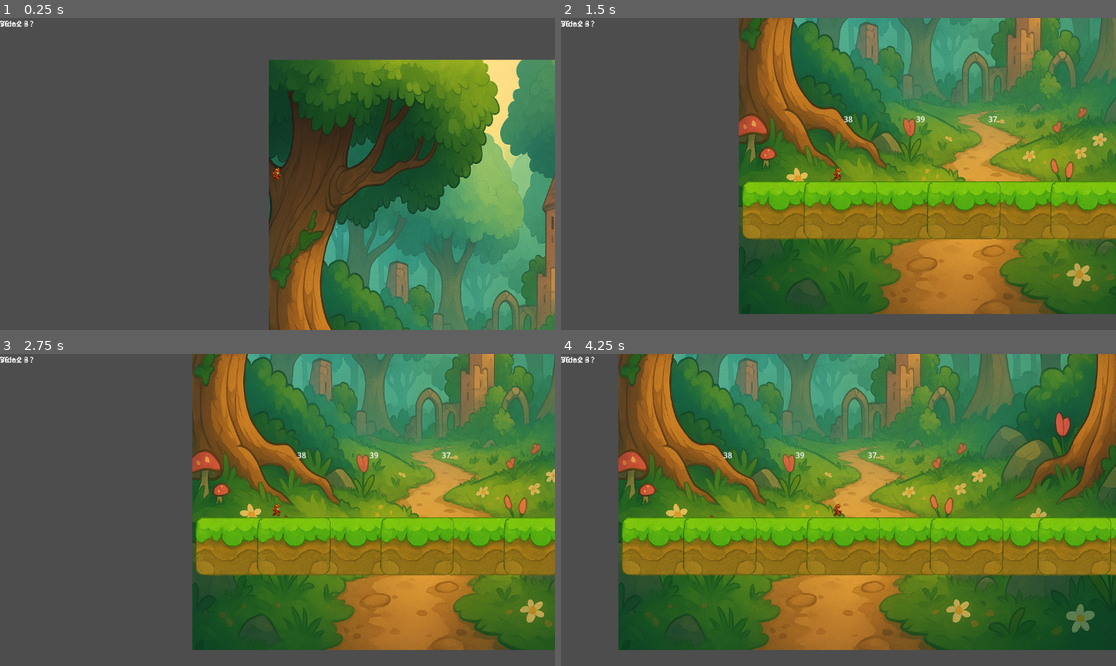
Above: before the commit, frames 1-4 (two rows, left to right).
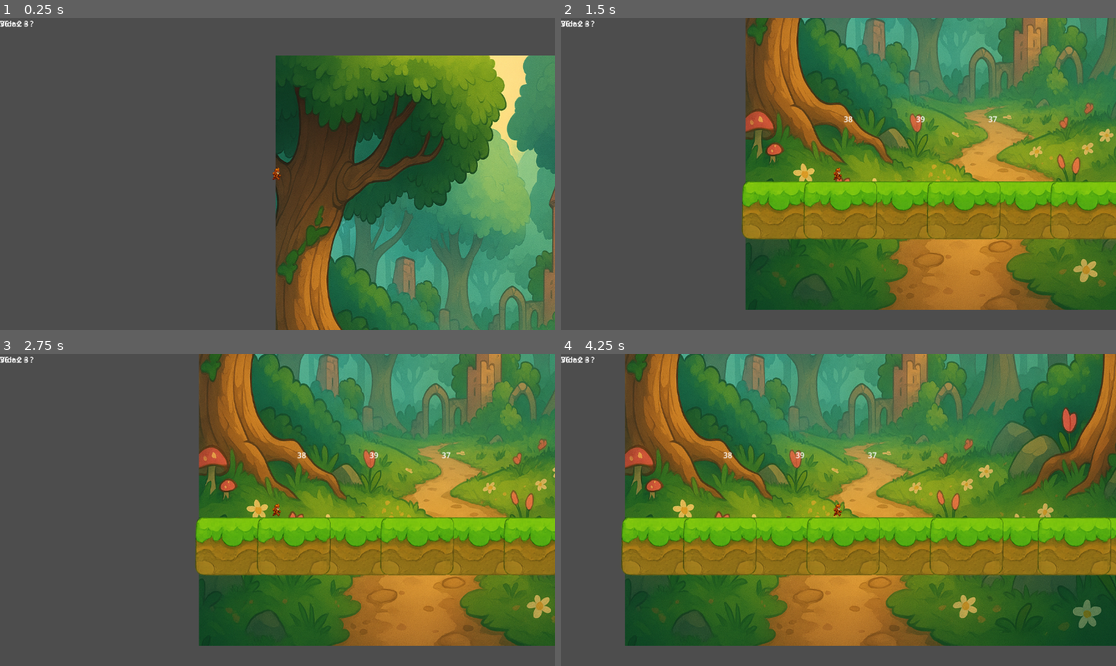
Above: after the commit, the same moments.

Repository: JoaooHolanda/ponte_dos_numeros
Game: Godot game, scene res://Cenas/fase_1.tscn
The game is run twice, just before and just after one commit, with the same random seed, the same clock (stepped at 60 frames per second) and the same inputs. This scene is started directly instead of the project's main scene.
Inputs:
- Up to frame 1 (0.25 s): no input
- Up to frame 2 (1.5 s): tap Enter (ui_accept) at 0.5, 0.77 s; hold Right (ui_right) from 0.53 s (still down)
- Up to frame 3 (2.75 s): tap Enter (ui_accept) at 1.52 s; release Right (ui_right) at 2.03 s; hold Left (ui_left) from 2.03 s (still down)
- Up to frame 4 (4.25 s): release Left (ui_left) at 2.78 s; hold Right (ui_right) from 2.78 s (still down); tap Enter (ui_accept) at 3.02, 3.77 s

The runs differ from the first frame. In frame 1, 14% of the frame differs, in the area x 48-100%, y 12-100%; in frame 2, 19%; in frame 3, 18%; in frame 4, 23%, in the area x 10-100%, y 0-95%.

Commit message:
fixing code

Diff:
--- /dev/null
+++ b/Cenas/animacoes.gd
@@ -0,0 +1 @@
+extends AnimatedSprite2D
--- a/Cenas/fase_1.tscn
+++ b/Cenas/fase_1.tscn
@@ -9,10 +9,10 @@
 script = ExtResource("1_hqyny")
 
 [node name="TextureRect" type="TextureRect" parent="."]
-offset_left = -18.0
-offset_top = -207.0
-offset_right = 1138.0
-offset_bottom = 817.0
+offset_left = -4.0
+offset_top = -216.0
+offset_right = 1152.0
+offset_bottom = 808.0
 texture = ExtResource("2_12m1u")
 expand_mode = 1
 
--- a/Cenas/jogador.tscn
+++ b/Cenas/jogador.tscn
@@ -1,9 +1,10 @@
-[gd_scene load_steps=7 format=3 uid="uid://dhtujwolyp3nj"]
+[gd_scene load_steps=8 format=3 uid="uid://dhtujwolyp3nj"]
 
 [ext_resource type="Script" uid="uid://djnkq2ocx00dq" path="res://scripts/jogador.gd" id="1_ivkba"]
 [ext_resource type="Texture2D" uid="uid://cm3h0dxvbrv6g" path="res://Assets/sprites/char_idle_removed (1).png" id="2_qa3s7"]
 [ext_resource type="Texture2D" uid="uid://rccocd47d4tu" path="res://Assets/sprites/char_jumping-removed.png" id="3_je303"]
 [ext_resource type="Texture2D" uid="uid://b8vgt07a2hwv6" path="res://Assets/sprites/char_walking-removed.png" id="4_hnlyw"]
+[ext_resource type="Script" uid="uid://n2x2t0h8th4l" path="res://Cenas/animacoes.gd" id="5_je303"]
 
 [sub_resource type="SpriteFrames" id="SpriteFrames_mage0"]
 animations = [{
@@ -45,6 +46,7 @@
 scale = Vector2(0.048, 0.057)
 sprite_frames = SubResource("SpriteFrames_mage0")
 animation = &"run"
+script = ExtResource("5_je303")
 
 [node name="CollisionShape2D" type="CollisionShape2D" parent="."]
 position = Vector2(-2, 0)
--- a/scripts/fase1.gd
+++ b/scripts/fase1.gd
@@ -9,7 +9,6 @@
 func _ready():
 	#var cena_jogador = preload("res://Cenas/jogador.tscn")
 	jogador.position = position
-	add_child(jogador)
 	gerar_pergunta()
 	atualizar_vidas()
 
@@ -41,7 +40,7 @@
 	$somDeAcerto.play()
 
 func tocar_erro():
-	$somDeErro
+	$somDeErro.play()
 
 func check_answer(posicao_jogador):
 	for bloco in blocos:
Not shown, added: Cenas/animacoes.gd.uid
